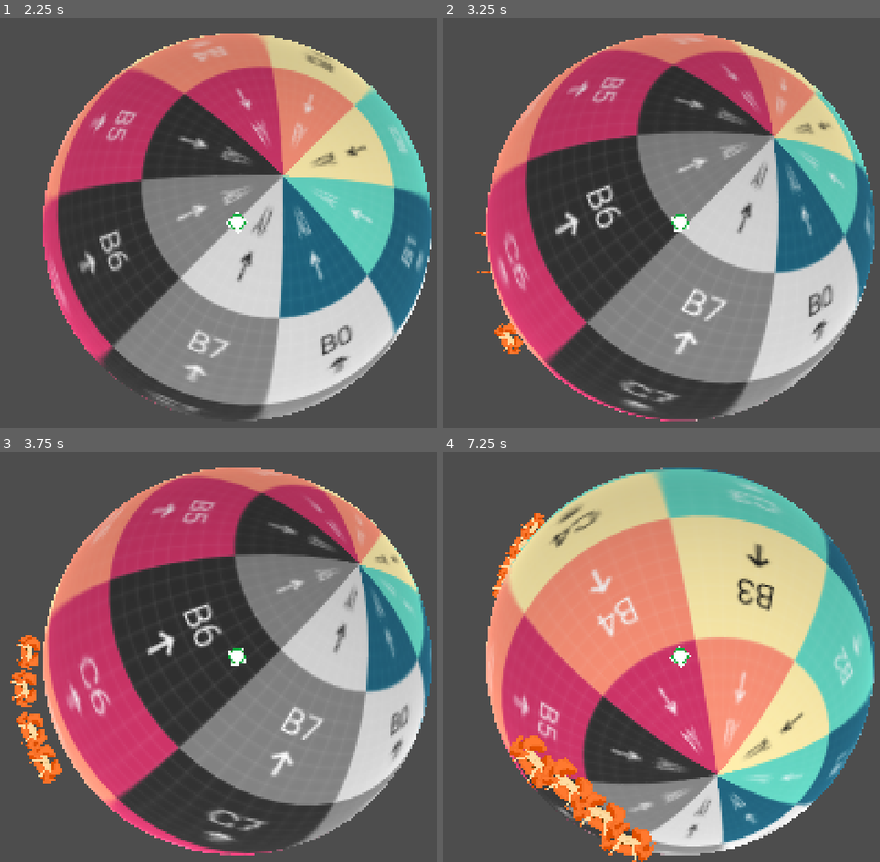
Above: before the commit, frames 1-4 (two rows, left to right).
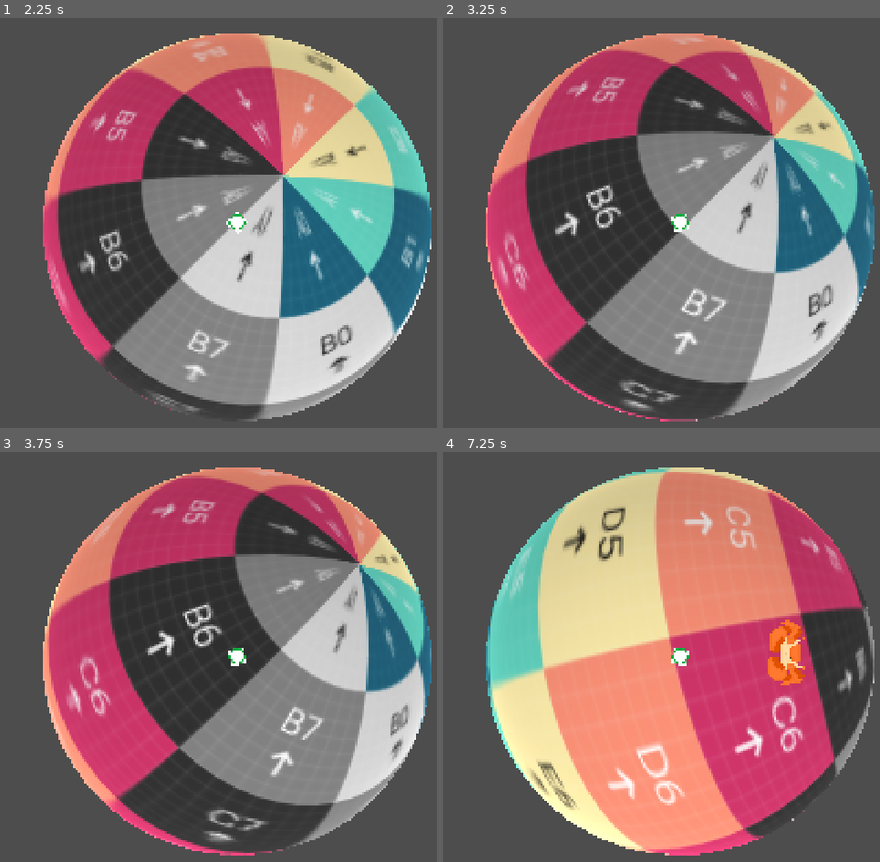
Above: after the commit, the same moments.

Repository: pgm-woutvande22/gamejam-juniperdev
Game: Godot game, scene res://scences/level.tscn
Two runs of this game, one before a commit and one after it. Both use one fixed random seed, a clock stepped at 60 frames per second and the inputs below.
Inputs (mouse positions are in pixels of both pictures, inside the frame that each line leads up to):
- Up to frame 1 (2.25 s): tap Enter at 0.5 s; move the mouse to (397, 202) at 0.52 s; hold D (move_right) 0.53-1.25 s; click (397, 202) at 0.67 s; drag from (91, 243) to (201, 305) at 1.27 s; move the mouse to (310, 132) at 2.02 s; hold D (move_right) from 2.03 s (still down)
- Up to frame 2 (3.25 s): release D (move_right) at 2.75 s; drag from (644, 305) to (460, 161) at 2.77 s
- Up to frame 3 (3.75 s): move the mouse to (outside the picture) at 3.52 s; hold A (move_left) from 3.53 s (still down)
- Up to frame 4 (7.25 s): release A (move_left) at 4.25 s; drag from (460, 595) to (569, 554) at 4.27 s; move the mouse to (718, 657) at 5.02 s; hold S (move_back) 5.03-5.75 s; click (718, 657) at 5.17 s; drag from (569, 554) to (534, 677) at 5.77 s; move the mouse to (840, 636) at 6.52 s; hold W (move_forward) from 6.53 s (still down)

Frame 1 is identical in both runs. In frame 2, 0.3% of the frame differs, in the area x 7-19%, y 52-82%; in frame 3, 1.5%; in frame 4, 60%, in the area x 9-99%, y 3-100%.

Commit message:
✨: added enemy spawner

Diff:
--- a/scences/level.tscn
+++ b/scences/level.tscn
@@ -5,6 +5,8 @@
 [ext_resource type="Texture2D" uid="uid://ch8qa1kx5775f" path="res://assets/CustomUVChecker_byValle_1K.png" id="2_qi052"]
 [ext_resource type="Texture2D" uid="uid://bwldoqvfdpq56" path="res://assets/testy.png" id="3_tas22"]
 [ext_resource type="PackedScene" uid="uid://dyihxt88e4143" path="res://scences/enemy.tscn" id="5_cq5gf"]
+[ext_resource type="PackedScene" uid="uid://b8spwnr0enmy1" path="res://scences/spawner.tscn" id="6_3irxl"]
+[ext_resource type="Script" uid="uid://dqhnf6mict2fr" path="res://scripts/enemy_type.gd" id="7_2mwew"]
 
 [sub_resource type="StandardMaterial3D" id="StandardMaterial3D_qi052"]
 albedo_color = Color(18.892157, 18.892157, 18.892157, 1)
@@ -64,6 +66,10 @@
 [sub_resource type="SphereMesh" id="SphereMesh_0k001"]
 material = SubResource("StandardMaterial3D_dckfn")
 
+[sub_resource type="Resource" id="Resource_2mwew"]
+script = ExtResource("7_2mwew")
+metadata/_custom_type_script = "uid://dqhnf6mict2fr"
+
 [node name="level" type="Node3D" unique_id=738747087]
 
 [node name="Top" type="CharacterBody3D" parent="." unique_id=1907083630]
@@ -118,122 +124,6 @@
 material_override = SubResource("StandardMaterial3D_cq5gf")
 mesh = SubResource("SphereMesh_0k001")
 
-[node name="Enemy" parent="." unique_id=1990566202 instance=ExtResource("5_cq5gf")]
-transform = Transform3D(1, 0, 0, 0, 1, 0, 0, 0, 1, 144.296, 0, 8.775665)
-kill_threshold = 40.0
-max_health = 45.0
-
-[node name="Enemy2" parent="." unique_id=287539789 instance=ExtResource("5_cq5gf")]
-transform = Transform3D(1, 0, 0, 0, 1, 0, 0, 0, 1, 144.296, 0, 26.511337)
-kill_threshold = 40.0
-max_health = 45.0
-
-[node name="Enemy3" parent="." unique_id=1882158499 instance=ExtResource("5_cq5gf")]
-transform = Transform3D(1, 0, 0, 0, 1, 0, 0, 0, 1, 144.296, 0, 44.491173)
-kill_threshold = 40.0
-max_health = 45.0
-
-[node name="Enemy4" parent="." unique_id=545214108 instance=ExtResource("5_cq5gf")]
-transform = Transform3D(1, 0, 0, 0, 1, 0, 0, 0, 1, 144.296, 0, 61.233177)
-kill_threshold = 40.0
-max_health = 45.0
-
-[node name="Enemy5" parent="." unique_id=2005513211 instance=ExtResource("5_cq5gf")]
-transform = Transform3D(1, 0, 0, 0, 1, 0, 0, 0, 1, -89.35745, 0, 8.775665)
-kill_threshold = 40.0
-max_health = 45.0
-
-[node name="Enemy6" parent="." unique_id=844581518 instance=ExtResource("5_cq5gf")]
-transform = Transform3D(1, 0, 0, 0, 1, 0, 0, 0, 1, -89.35745, 0, 26.511337)
-kill_threshold = 40.0
-max_health = 45.0
-
-[node name="Enemy7" parent="." unique_id=1492513779 instance=ExtResource("5_cq5gf")]
-transform = Transform3D(1, 0, 0, 0, 1, 0, 0, 0, 1, -89.35745, 0, 44.491173)
-kill_threshold = 40.0
-max_health = 45.0
-
-[node name="Enemy8" parent="." unique_id=1761328136 instance=ExtResource("5_cq5gf")]
-transform = Transform3D(1, 0, 0, 0, 1, 0, 0, 0, 1, -89.35745, 0, 61.233177)
-kill_threshold = 40.0
-max_health = 45.0
-
-[node name="Enemy9" parent="." unique_id=1567966061 instance=ExtResource("5_cq5gf")]
-transform = Transform3D(1, 0, 0, 0, 1, 0, 0, 0, 1, -89.35745, -68.094894, 8.775665)
-kill_threshold = 40.0
-max_health = 45.0
-
-[node name="Enemy10" parent="." unique_id=2046119081 instance=ExtResource("5_cq5gf")]
-transform = Transform3D(1, 0, 0, 0, 1, 0, 0, 0, 1, -89.35745, -68.094894, 26.511337)
-kill_threshold = 40.0
-max_health = 45.0
-
-[node name="Enemy11" parent="." unique_id=666721095 instance=ExtResource("5_cq5gf")]
-transform = Transform3D(1, 0, 0, 0, 1, 0, 0, 0, 1, -89.35745, -68.094894, 44.491173)
-kill_threshold = 40.0
-max_health = 45.0
-
-[node name="Enemy12" parent="." unique_id=2097714732 instance=ExtResource("5_cq5gf")]
-transform = Transform3D(1, 0, 0, 0, 1, 0, 0, 0, 1, -89.35745, -68.094894, 61.233177)
-kill_threshold = 40.0
-max_health = 45.0
-
-[node name="Enemy13" parent="." unique_id=668316906 instance=ExtResource("5_cq5gf")]
-transform = Transform3D(1, 0, 0, 0, 1, 0, 0, 0, 1, -12.283089, -68.094894, 8.775665)
-kill_threshold = 40.0
-max_health = 45.0
-
-[node name="Enemy14" parent="." unique_id=682606780 instance=ExtResource("5_cq5gf")]
-transform = Transform3D(1, 0, 0, 0, 1, 0, 0, 0, 1, -12.283089, -68.094894, 26.511337)
-kill_threshold = 40.0
-max_health = 45.0
-
-[node name="Enemy15" parent="." unique_id=707388994 instance=ExtResource("5_cq5gf")]
-transform = Transform3D(1, 0, 0, 0, 1, 0, 0, 0, 1, -12.283089, -68.094894, 44.491173)
-kill_threshold = 40.0
-max_health = 45.0
-
-[node name="Enemy16" parent="." unique_id=469848449 instance=ExtResource("5_cq5gf")]
-transform = Transform3D(1, 0, 0, 0, 1, 0, 0, 0, 1, -12.283089, -68.094894, 61.233177)
-kill_threshold = 40.0
-max_health = 45.0
-
-[node name="Enemy17" parent="." unique_id=434970720 instance=ExtResource("5_cq5gf")]
-transform = Transform3D(1, 0, 0, 0, 1, 0, 0, 0, 1, 68.48247, -68.094894, 8.775665)
-kill_threshold = 40.0
-max_health = 45.0
-
-[node name="Enemy18" parent="." unique_id=720212186 instance=ExtResource("5_cq5gf")]
-transform = Transform3D(1, 0, 0, 0, 1, 0, 0, 0, 1, 68.48247, -68.094894, 26.511337)
-kill_threshold = 40.0
-max_health = 45.0
-
-[node name="Enemy19" parent="." unique_id=1596122948 instance=ExtResource("5_cq5gf")]
-transform = Transform3D(1, 0, 0, 0, 1, 0, 0, 0, 1, 68.48247, -68.094894, 44.491173)
-kill_threshold = 40.0
-max_health = 45.0
-
-[node name="Enemy20" parent="." unique_id=709325459 instance=ExtResource("5_cq5gf")]
-transform = Transform3D(1, 0, 0, 0, 1, 0, 0, 0, 1, 68.48247, -68.094894, 61.233177)
-kill_threshold = 40.0
-max_health = 45.0
-
-[node name="Enemy21" parent="." unique_id=242480642 instance=ExtResource("5_cq5gf")]
-transform = Transform3D(1, 0, 0, 0, 1, 0, 0, 0, 1, 135.27145, -68.094894, 8.775665)
-kill_threshold = 40.0
-max_health = 45.0
-
-[node name="Enemy22" parent="." unique_id=844032535 instance=ExtResource("5_cq5gf")]
-transform = Transform3D(1, 0, 0, 0, 1, 0, 0, 0, 1, 135.27145, -68.094894, 26.511337)
-kill_threshold = 40.0
-max_health = 45.0
-
-[node name="Enemy23" parent="." unique_id=373582582 instance=ExtResource("5_cq5gf")]
-transform = Transform3D(1, 0, 0, 0, 1, 0, 0, 0, 1, 135.27145, -68.094894, 44.491173)
-kill_threshold = 40.0
-max_health = 45.0
-
-[node name="Enemy24" parent="." unique_id=179947856 instance=ExtResource("5_cq5gf")]
-transform = Transform3D(1, 0, 0, 0, 1, 0, 0, 0, 1, 135.27145, -68.094894, 61.233177)
-kill_threshold = 40.0
-max_health = 45.0
+[node name="Spawner" parent="." unique_id=1257519610 instance=ExtResource("6_3irxl")]
+enemy_scene = ExtResource("5_cq5gf")
+enemy_types = Array[ExtResource("7_2mwew")]([SubResource("Resource_2mwew")])
--- /dev/null
+++ b/scences/spawner.tscn
@@ -0,0 +1,8 @@
+[gd_scene format=3 uid="uid://b8spwnr0enmy1"]
+
+[ext_resource type="Script" path="res://scripts/spawner.gd" id="1_spwnr"]
+
+[node name="Spawner" type="Node3D"]
+script = ExtResource("1_spwnr")
+planet_path = NodePath("../Planet")
+target_path = NodePath("../Top")
--- /dev/null
+++ b/scripts/spawner.gd
@@ -0,0 +1,147 @@
+extends Node3D
+
+# Spawns enemies onto the planet surface over time. Drop this node into a level, wire its
+# planet_path / target_path, and assign enemy_scene + one or more EnemyType resources. It picks
+# random points on the sphere (kept a safe surface-distance away from the player), instances
+# enemy.tscn there, and lets the enemy snap itself onto the surface in its own _ready
+# (see scripts/enemy.gd) — so this spawner stays a thin "where + when + which type" layer.
+
+signal enemy_spawned(enemy: Node)
+signal enemy_died(enemy: Node, score: int)   # re-emitted from each spawned enemy for the level to total up
+
+# --- wiring (point at this level's nodes) ---
+@export var planet_path: NodePath
+@export var target_path: NodePath               # the Top; passed through to each enemy so it chases
+@export var enemy_scene: PackedScene            # res://scences/enemy.tscn
+
+# --- which enemies ---
+# Assign one or more EnemyType .tres files. Each spawn picks one at random (uniform). Leave empty
+# to use whatever the enemy scene's own `type`/fallback stats already define.
+@export var enemy_types: Array[EnemyType] = []
+
+# --- when ---
+@export var autostart: bool = true              # begin spawning on _ready
+@export var initial_spawn: int = 0              # enemies dropped immediately on start
+@export var spawn_interval: float = 2.0         # seconds between spawns at the start
+@export var spawn_interval_min: float = 0.5     # interval floor as difficulty ramps up
+@export var ramp_time: float = 90.0             # seconds over which interval eases from max -> min (0 = no ramp)
+
+# --- how many ---
+@export var max_alive: int = 30                 # stop spawning while this many enemies exist; 0 = unlimited
+
+# --- where ---
+@export var min_spawn_distance: float = 30.0    # min surface distance from the player (so enemies don't pop on top of you)
+@export var spawn_behind_player: bool = false   # bias spawns to the far side of the planet from the player's heading
+@export var max_placement_tries: int = 16       # attempts to find a valid point before giving up this tick
+
+var planet_center: Vector3
+var radius: float = 100.0
+var time_alive: float = 0.0
+var spawn_timer: float = 0.0
+var running: bool = false
+
+@onready var target: Node3D = get_node_or_null(target_path)
+@onready var planet: Node3D = get_node_or_null(planet_path)
+
+func _ready() -> void:
+	if planet != null:
+		planet_center = planet.global_position
+		var r := _sphere_world_radius(planet)
+		if r > 0.0:
+			radius = r
+	else:
+		push_warning("Spawner: planet_path did not resolve to a node.")
+	if autostart:
+		start()
+
+func start() -> void:
+	running = true
+	for i in initial_spawn:
+		spawn_one()
+	spawn_timer = current_interval()
+
+func stop() -> void:
+	running = false
+
+func _physics_process(delta: float) -> void:
+	if not running:
+		return
+	time_alive += delta
+	spawn_timer -= delta
+	if spawn_timer <= 0.0:
+		spawn_timer += current_interval()
+		if _can_spawn():
+			spawn_one()
+
+func current_interval() -> float:
+	# ease the gap between spawns from spawn_interval down to spawn_interval_min over ramp_time
+	if ramp_time <= 0.0:
+		return spawn_interval
+	var t := clampf(time_alive / ramp_time, 0.0, 1.0)
+	return lerpf(spawn_interval, spawn_interval_min, t)
+
+func _can_spawn() -> bool:
+	if max_alive <= 0:
+		return true
+	return get_tree().get_nodes_in_group("enemies").size() < max_alive
+
+# Instance one enemy at a valid surface point. Returns the enemy, or null if no scene is set.
+func spawn_one() -> Node:
+	if enemy_scene == null:
+		push_warning("Spawner: enemy_scene is not assigned.")
+		return null
+	var enemy := enemy_scene.instantiate()
+	# wire the per-instance references before _ready runs (the enemy reads these in its _ready).
+	# pass ABSOLUTE paths: the enemy becomes our child, so its scene's relative "../Planet" would
+	# resolve against us, not the level — give it the real node paths instead.
+	if planet != null:
+		enemy.planet_path = planet.get_path()
+	if target != null:
+		enemy.target_path = target.get_path()
+	if not enemy_types.is_empty():
+		enemy.type = enemy_types[randi() % enemy_types.size()]
+	# place it on the surface BEFORE add_child: add_child runs the enemy's _ready, which snaps it
+	# to the surface from its current position — so the position must be set first. to_local maps
+	# the world point into our local frame (the enemy is parented to us).
+	enemy.position = to_local(planet_center + _pick_spawn_dir() * radius)
+	add_child(enemy)
+	if enemy.has_signal("died"):
+		enemy.died.connect(_on_enemy_died)
+	enemy_spawned.emit(enemy)
+	return enemy
+
+func _pick_spawn_dir() -> Vector3:
+	# random unit direction on the sphere, retried until it clears min_spawn_distance from the player
+	var player_up := Vector3.ZERO
+	if target != null:
+		player_up = (target.global_position - planet_center).normalized()
+	for _i in maxi(max_placement_tries, 1):
+		var dir := _random_unit_vector()
+		if spawn_behind_player and target != null:
+			# fold the sample onto the hemisphere away from the player
+			if dir.dot(player_up) > 0.0:
+				dir = -dir
+		if player_up == Vector3.ZERO:
+			return dir
+		var surface_dist := acos(clampf(dir.dot(player_up), -1.0, 1.0)) * radius
+		if surface_dist >= min_spawn_distance:
+			return dir
+	# fell through: just put it on the exact opposite side of the player
+	return -player_up if player_up != Vector3.ZERO else _random_unit_vector()
+
+func _random_unit_vector() -> Vector3:
+	# uniform point on the unit sphere (z uniform, angle uniform) — no clustering at the poles
+	var z := randf_range(-1.0, 1.0)
+	var a := randf_range(0.0, TAU)
+	var r := sqrt(1.0 - z * z)
+	return Vector3(r * cos(a), z, r * sin(a))
+
+func _on_enemy_died(enemy: Node, score: int) -> void:
+	enemy_died.emit(enemy, score)
+
+func _sphere_world_radius(node: Node) -> float:
+	# read a SphereMesh's radius and apply the node's world scale; 0.0 if it isn't a sphere
+	if node is MeshInstance3D and (node as MeshInstance3D).mesh is SphereMesh:
+		var local_r: float = ((node as MeshInstance3D).mesh as SphereMesh).radius
+		return local_r * (node as Node3D).global_transform.basis.get_scale().x
+	return 0.0
Not shown, added: scripts/spawner.gd.uid
